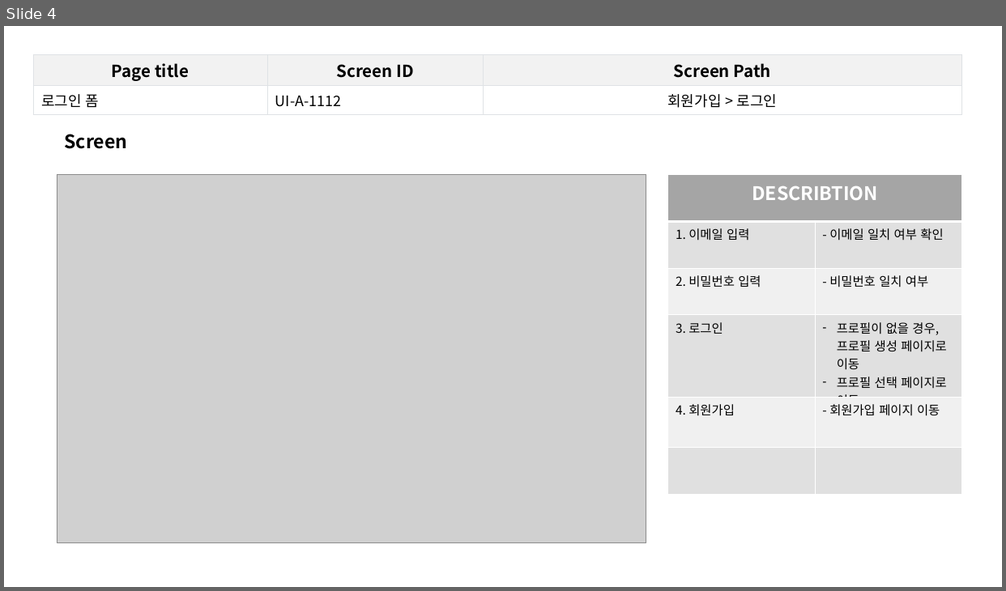
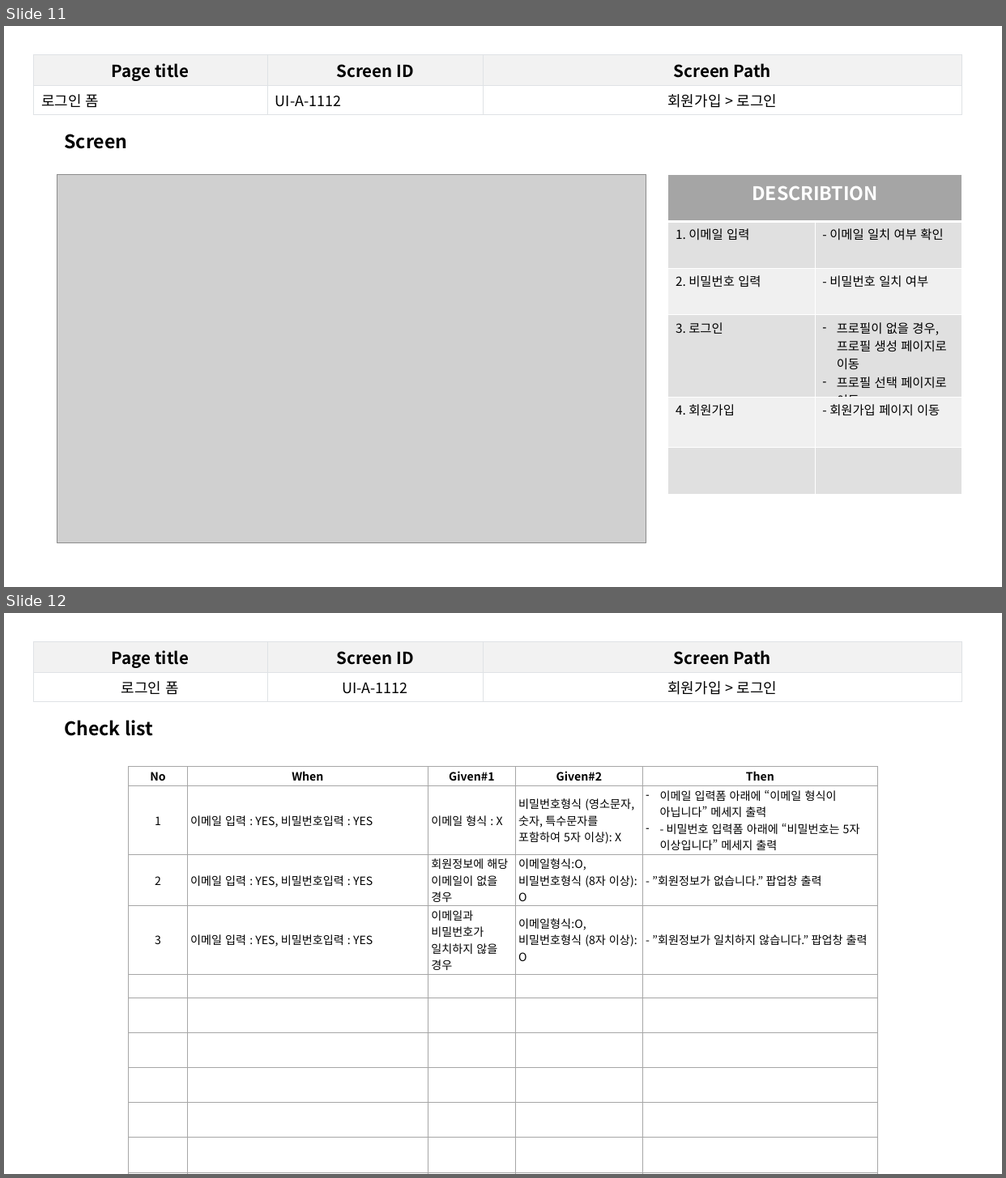
Before and after one commit to jes5918/dinory, a slide deck: 산출물/화면 정의서.pptx. Shown one above the other, each under a label of ours: slide 4 before the commit, slides 11 and 12 after it. The pictures are 1006x591 and 1006x1178 pixels, drawn with LibreOffice and Linux fonts; fonts in the diff are those of the drawing; grey boxes stand for pictures. Boxes give left, top, right and bottom in pixels: in the first picture for what was removed or moved away, otherwise in the second. Text is boxed around its words. In the diff, an @@ line names an element or a change of style, - is before the commit and + after.

```diff
--- a/산출물/화면 정의서.pptx
+++ b/산출물/화면 정의서.pptx
@@ slide 12 added at box(4, 613, 1002, 1174), background #FFFFFF @@
@@ table added at box(33, 641, 961, 698), 2 rows, 3 columns @@
+Page title | Screen ID | Screen Path
+로그인 폼 | UI-A-1112 | 회원가입 > 로그인
@@ text added at box(65, 720, 153, 736), 18 pt, text #000000, bold @@
+Check list
@@ table added at box(128, 766, 879, 1160), 11 rows, 5 columns @@
+No | When | Given#1 | Given#2 | Then
+1 | 이메일 입력 : YES, 비밀번호입력 : YES | 이메일 형식 : X | 비밀번호형식 (영소문자, 숫자, 특수문자를 포함하여 5자 이상): X | 이메일 입력폼 아래에 “이메일 형식이 아닙니다” 메세지 출력 / - 비밀번호 입력폼 아래에 “비밀번호는 5자 이상입니다” 메세지 출력
+2 | 이메일 입력 : YES, 비밀번호입력 : YES | 회원정보에 해당 이메일이 없을 경우 | 이메일형식:O, 비밀번호형식 (8자 이상): O | - ”회원정보가 없습니다.” 팝업창 출력
+3 | 이메일 입력 : YES, 비밀번호입력 : YES | 이메일과 비밀번호가 일치하지 않을 경우 | 이메일형식:O, 비밀번호형식 (8자 이상): O | - ”회원정보가 일치하지 않습니다.” 팝업창 출력
+ |  |  |  | 
+ |  |  |  | 
+ |  |  |  | 
+ |  |  |  | 
+ |  |  |  | 
+ |  |  |  | 
+ |  |  |  | 
@@ what was slide 4 is now slide 11 @@
```
Also in this commit, not shown: 5 slides changed, 10 other slides added, 5 other files.
